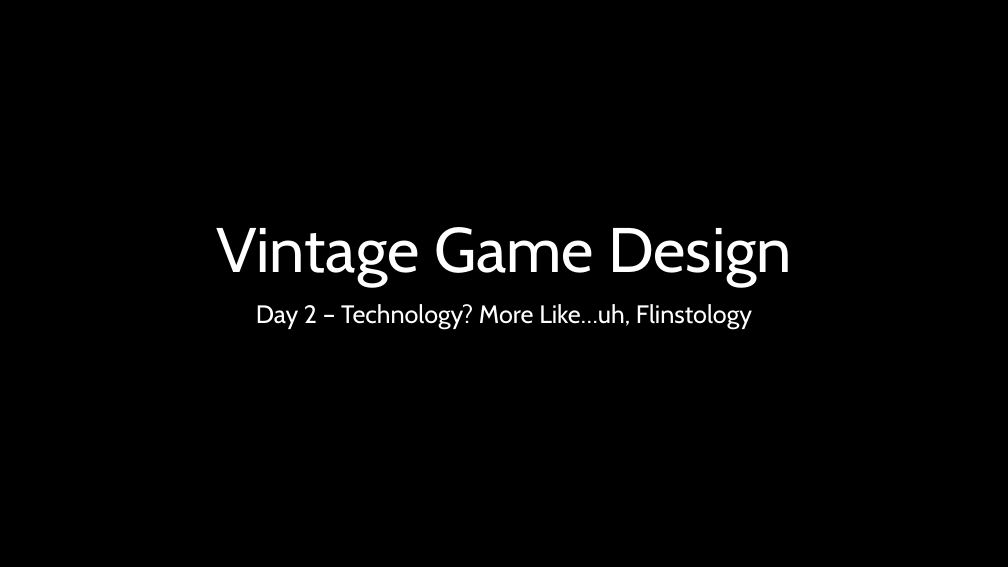
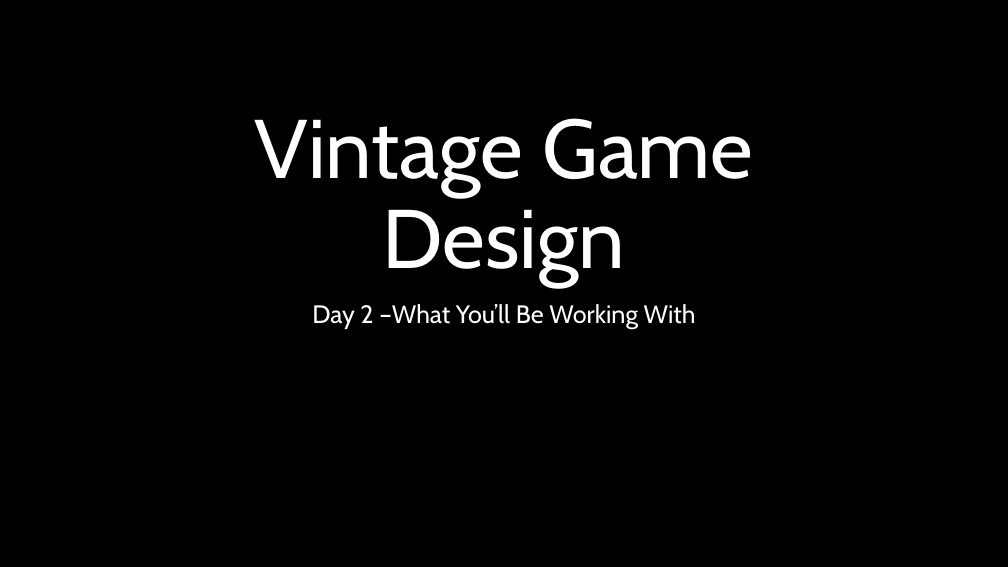
Before and after one commit to nicklalone/IGME-689---Assembly_6502, a slide deck: slide 1 of PPTs/01 - Day 2.pptx. Drawn at 1008x567 pixels with LibreOffice and Linux fonts; fonts in the diff are those of the drawing. Boxes give left, top, right and bottom in pixels: in the first picture for what was removed or moved away, otherwise in the second. Text is boxed around its words. In the diff, an @@ line names an element or a change of style, - is before the commit and + after.

```diff
--- a/PPTs/01 - Day 2.pptx
+++ b/PPTs/01 - Day 2.pptx
@@ title "Vintage Game Design" at (x1=255, y1=118, x2=753, y2=286): size 60 to 79.2 pt @@
@@ subtitle at (x1=312, y1=304, x2=696, y2=329): text changed @@
-Day 2 – Technology? More Like…uh, Flinstology
+Day 2 –What You’ll Be Working With
```
Also in this commit, not shown: 9 slides added, 4 other files.
